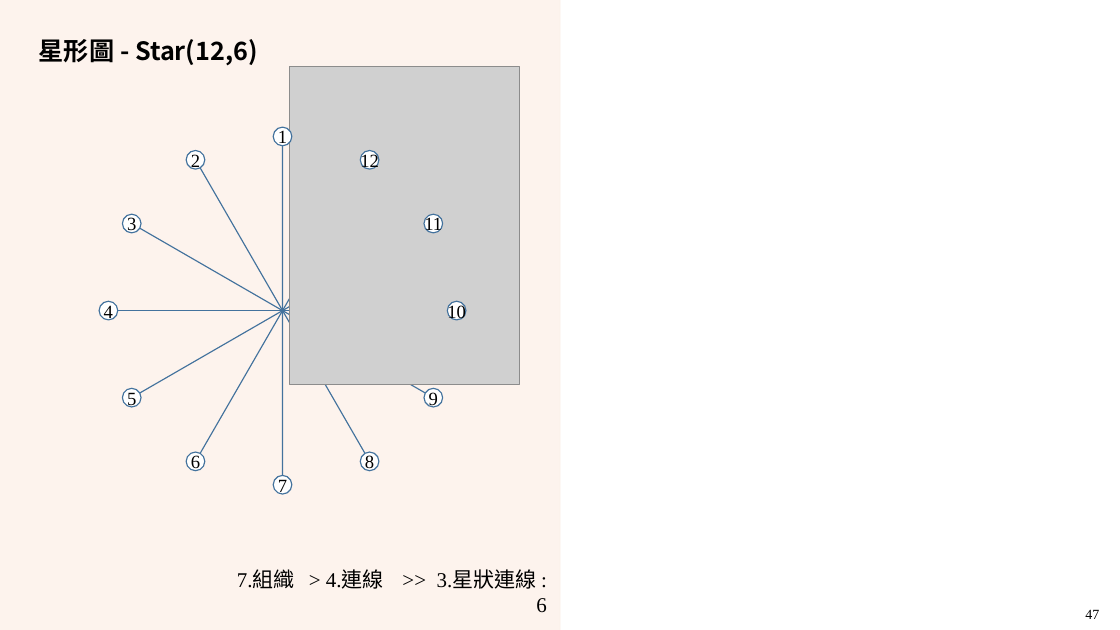
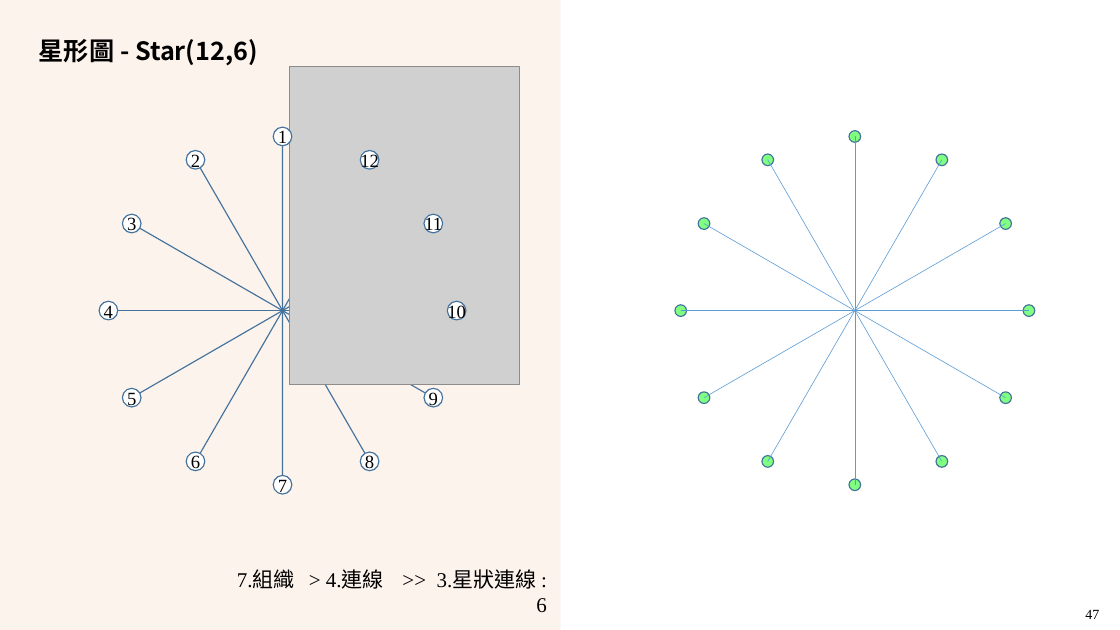
Before and after one commit to LittleD3092/My-Vault, a slide deck: slide 47 of Patterning and Drawing/6/AMA-數藝-6-規則篇-3-星形圖-2022-1202.pptx. Drawn at 1120x630 pixels with LibreOffice and Linux fonts; fonts in the diff are those of the drawing; grey boxes stand for pictures; background and template pictures are left out. Boxes give left, top, right and bottom in pixels: in the first picture for what was removed or moved away, otherwise in the second. Text is boxed around its words. In the diff, an @@ line names an element or a change of style, - is before the commit and + after.

```diff
--- a/Patterning and Drawing/6/AMA-數藝-6-規則篇-3-星形圖-2022-1202.pptx
+++ b/Patterning and Drawing/6/AMA-數藝-6-規則篇-3-星形圖-2022-1202.pptx
@@ line added from (855, 136) to (855, 485), #5B9BD5 0.5 pt @@
@@ line added from (768, 160) to (942, 461), #5B9BD5 0.5 pt @@
@@ line added from (768, 461) to (942, 160), #5B9BD5 0.5 pt @@
@@ group added at box(675, 131, 1035, 491): 12 ellipses @@
@@ line added from (704, 223) to (1006, 397), #5B9BD5 0.5 pt @@
@@ line added from (704, 397) to (1006, 223), #5B9BD5 0.5 pt @@
@@ line added from (681, 311) to (1029, 311), #5B9BD5 0.5 pt @@
```
Also in this commit, not shown: 12 other slides changed, 2 other files.
